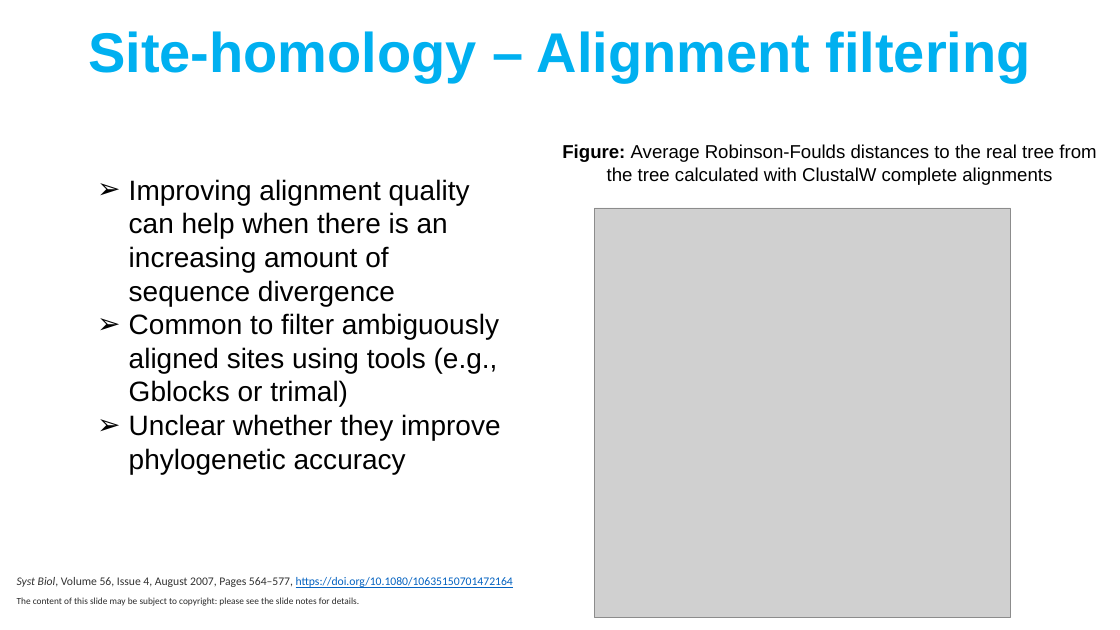
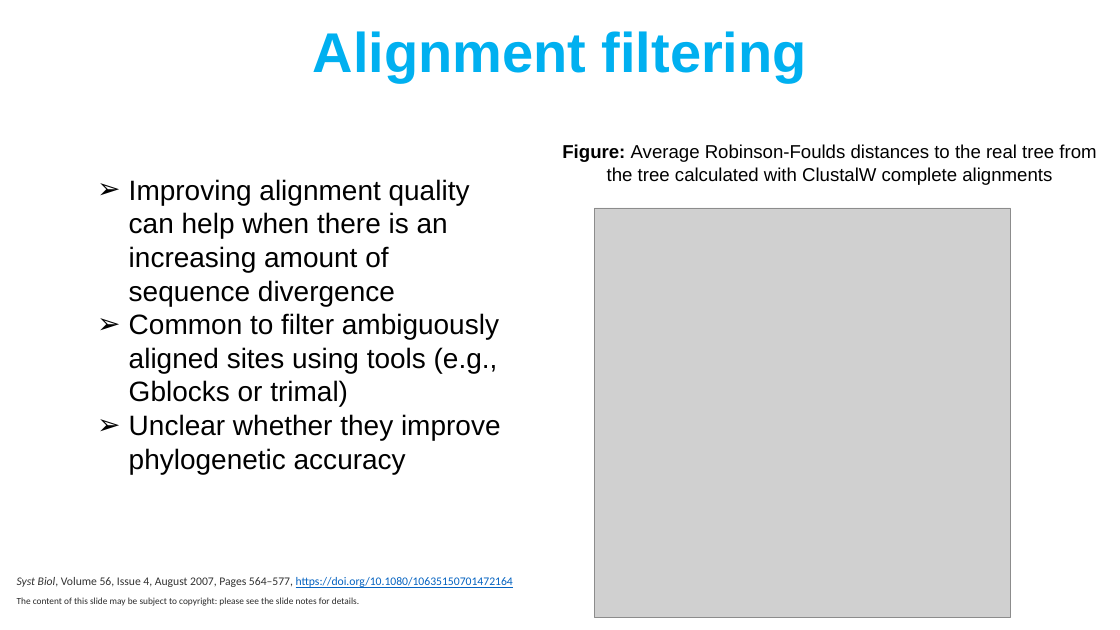
Before and after one commit to DAWGPSU/DAWG_workshop, a slide deck: slide 29 of SP24_09FEB24_Phylogenomics/slides/Phylogenomics_Slides_DAWG_SP24.pptx (slide 28 before the commit). Drawn at 1120x630 pixels with LibreOffice and Linux fonts; fonts in the diff are those of the drawing; grey boxes stand for pictures. Boxes give left, top, right and bottom in pixels: in the first picture for what was removed or moved away, otherwise in the second. Text is boxed around its words. In the diff, an @@ line names an element or a change of style, - is before the commit and + after.

```diff
--- a/SP24_09FEB24_Phylogenomics/slides/Phylogenomics_Slides_DAWG_SP24.pptx
+++ b/SP24_09FEB24_Phylogenomics/slides/Phylogenomics_Slides_DAWG_SP24.pptx
@@ text at [313,31,807,82]: text changed @@
-Site-homology – Alignment filtering
+Alignment filtering
```
Also in this commit, not shown: 7 other slides changed, 2 slides added, 1 slide removed.
